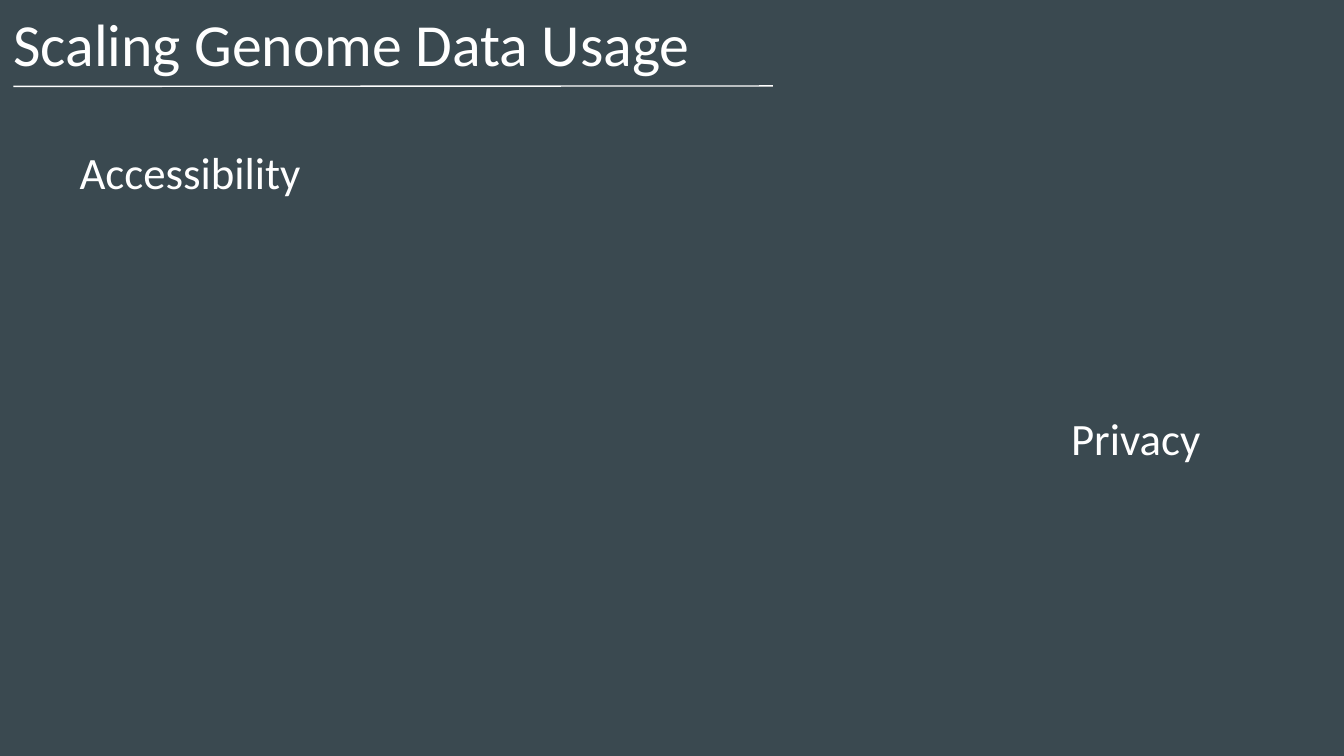
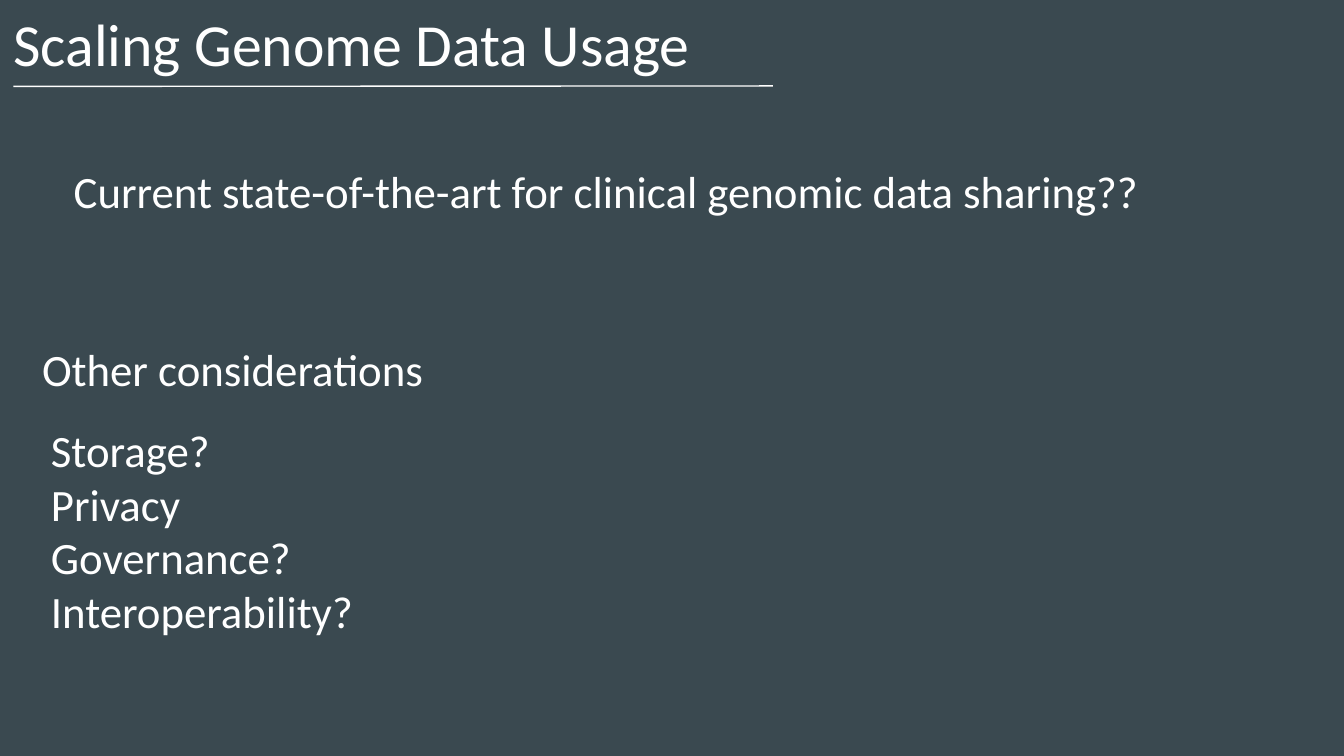
Before and after one commit to ecrum19/SolidSymposium2024, a slide deck: slide 3 of SolidSymposium2024_EDC.pptx. Drawn at 1344x756 pixels with LibreOffice and Linux fonts; fonts in the diff are those of the drawing. Boxes give left, top, right and bottom in pixels: in the first picture for what was removed or moved away, otherwise in the second. Text is boxed around its words. In the diff, an @@ line names an element or a change of style, - is before the commit and + after.

```diff
--- a/SolidSymposium2024_EDC.pptx
+++ b/SolidSymposium2024_EDC.pptx
@@ text added at [74, 177, 1137, 216], 24 pt, text #FFFFFF @@
+Current state-of-the-art for clinical genomic data sharing??
@@ text removed at [80, 158, 301, 197] @@
-Accessibility
@@ text added at [42, 355, 423, 387], 24 pt, text #FFFFFF @@
+Other considerations
@@ text added at [51, 436, 353, 636], 24 pt, text #FFFFFF @@
+Storage?
+Privacy
+Governance?
+Interoperability?
@@ text removed at [1071, 424, 1200, 463] @@
-Privacy
```
Also in this commit, not shown: 2 other slides changed, 2 slides added, 1 slide removed.
